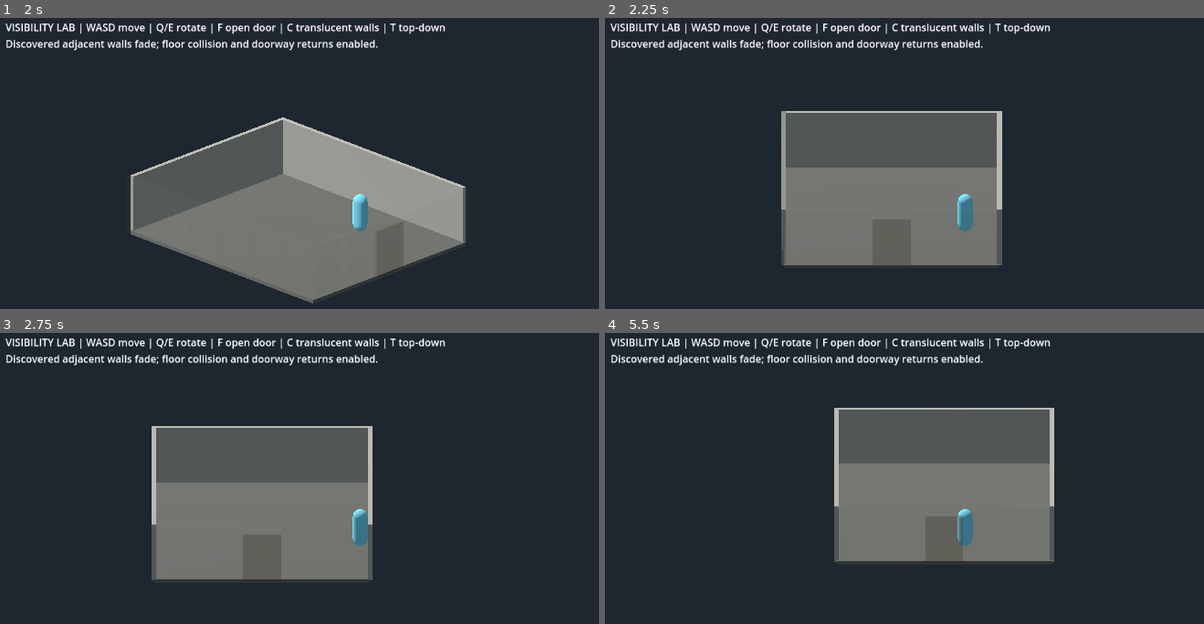
Above: before the commit, frames 1-4 (two rows, left to right).
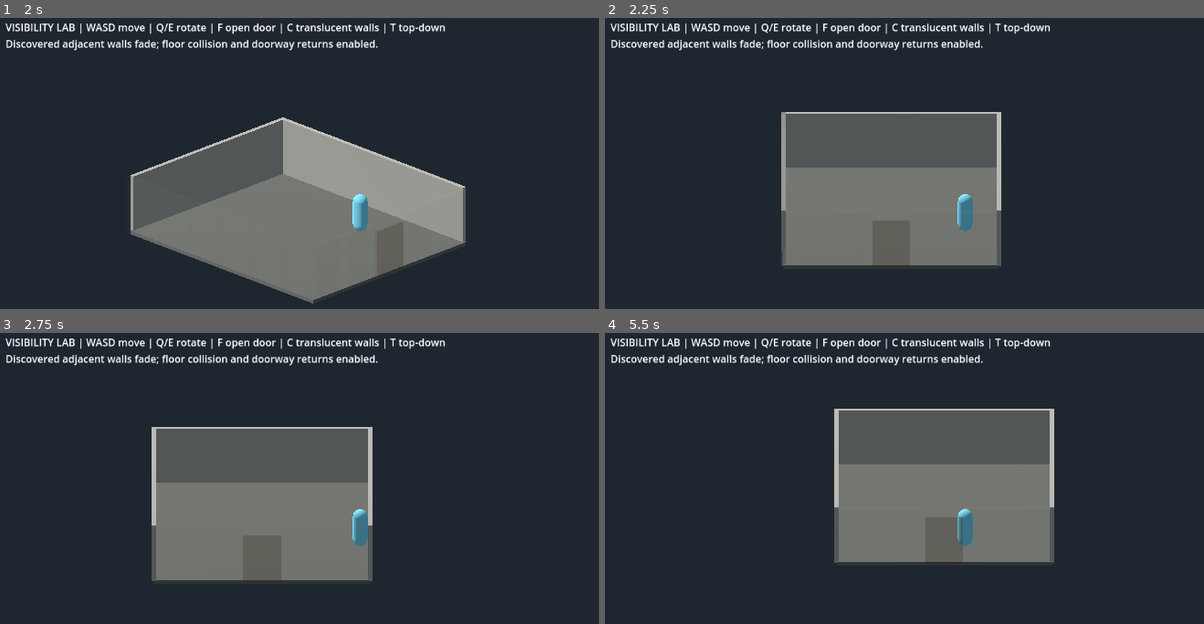
Above: after the commit, the same moments.

Repository: Jonty303/Project-Gauntlands
Game: Godot game, scene res://scenes/grid_geometry_audit_25d.tscn
The game is run twice, just before and just after one commit, with the same random seed, the same clock (stepped at 60 frames per second) and the same inputs. This scene is started directly instead of the project's main scene.
Inputs (mouse positions are in pixels of both pictures, inside the frame that each line leads up to):
- Up to frame 1 (2 s): tap Enter (ui_accept) at 0.5, 0.77 s; move the mouse to (521, 195) at 0.52 s; hold D (move_right) 0.53-1.25 s; hold Space (attack) 0.53-1.25 s; click (521, 195) at 0.67 s; drag from (215, 236) to (323, 297) at 1.27 s
- Up to frame 2 (2.25 s): tap Enter (ui_accept) at 2 s; move the mouse to (1036, 125) at 2.02 s; hold D (move_right) from 2.03 s (still down); hold Space (attack) from 2.03 s (still down); tap E (target_next) at 2.1 s
- Up to frame 3 (2.75 s): keep holding D (move_right); keep holding Space (attack)
- Up to frame 4 (5.5 s): release D (move_right) at 2.75 s; release Space (attack) at 2.75 s; tap Enter (ui_accept) at 2.75, 3.5, 3.77, 5 s; drag from (928, 612) to (748, 466) at 2.77 s; move the mouse to (1186, 591) at 3.52 s; hold A (move_left) 3.53-4.25 s; hold Space (attack) 3.53-4.25 s; tap Tab (weapon_toggle) at 3.6 s; drag from (748, 466) to (856, 426) at 4.27 s; move the mouse to (1000, 530) at 5.02 s; hold S (move_down) from 5.03 s (still down); hold Space (attack) from 5.03 s (still down); tap L at 5.1 s; click (1000, 530) at 5.17 s

Frame 1 is identical in both runs. In frame 2, 0.3% of the frame differs, in the area x 29-67%, y 31-86%; in frame 3, 0.3%; in frame 4, 0.5%, in the area x 38-75%, y 25-79%.

Commit message:
Keep overhead yaw consistent and test rotating doorway transitions

Diff:
--- a/scripts/grid_geometry_audit_25d.gd
+++ b/scripts/grid_geometry_audit_25d.gd
@@ -310,11 +310,11 @@
 
 func _physics_process(_delta: float) -> void:
     var input := Input.get_vector("move_left","move_right","move_up","move_down")
-    var right := camera.global_transform.basis.x
-    var forward := -camera.global_transform.basis.z
-    right.y = 0
-    forward.y = 0
-    var planar := (right.normalized()*input.x-forward.normalized()*input.y).normalized()*5.0
+    # Yaw defines screen-relative motion even when the camera looks straight down.
+    var angle := deg_to_rad(camera_yaw)
+    var right := Vector3(cos(angle),0,-sin(angle))
+    var back := Vector3(sin(angle),0,cos(angle))
+    var planar := (right*input.x+back*input.y).normalized()*5.0
     hero.velocity.x = planar.x
     hero.velocity.z = planar.z
     hero.velocity.y -= 20.0*_delta
@@ -326,11 +326,11 @@
     _update_visibility(_delta)
 
 func _update_camera() -> void:
+    var angle := deg_to_rad(camera_yaw)
     if top_down:
-        camera.global_position = hero.global_position+Vector3(0,28,0.01)
-        camera.look_at(hero.global_position)
+        camera.global_position = hero.global_position+Vector3(0,28,0)
+        camera.look_at(hero.global_position, Vector3(-sin(angle),0,-cos(angle)))
         return
-    var angle := deg_to_rad(camera_yaw)
     var elevation := deg_to_rad(24.0)
     camera.global_position = hero.global_position+Vector3(sin(angle)*cos(elevation),sin(elevation),cos(angle)*cos(elevation))*26.0
     camera.look_at(hero.global_position+Vector3(0,0.8,0))
@@ -360,9 +360,10 @@
         visual.visible = visible_room and bool(door["closed"])
 
 func _update_visibility(delta: float) -> void:
-    var toward_camera := camera.global_position-hero.global_position
-    toward_camera.y = 0.0
-    toward_camera = toward_camera.normalized()
+    # Top-down has no horizontal camera offset. Use the selected yaw in both
+    # views so rotating or toggling overhead cannot choose an arbitrary face.
+    var angle := deg_to_rad(camera_yaw)
+    var toward_camera := Vector3(sin(angle),0,cos(angle))
     for record in wall_records:
         var fade: bool = cutaway and visibility.faces_camera(record["owners"], record["normals"], toward_camera)
         _transition_opacity(record, 0.04 if fade else 1.0, delta)
--- a/tests/architecture_lab_test.gd
+++ b/tests/architecture_lab_test.gd
@@ -21,23 +21,73 @@
 func supported() -> bool:
     return lab.hero.is_on_floor() and absf(lab.hero.position.y - (lab.floor_origin.y + 0.09)) < 0.02
 
-func walk(direction: Vector3, frames: int) -> bool:
-    # Convert world direction to camera-relative input, exercising production physics.
-    var right: Vector3 = lab.camera.global_basis.x
-    var back: Vector3 = lab.camera.global_basis.z
-    right.y = 0
-    back.y = 0
-    var input := Vector2(direction.dot(right.normalized()), direction.dot(back.normalized()))
-    for entry in [["move_right", input.x], ["move_left", -input.x], ["move_down", input.y], ["move_up", -input.y]]:
-        if entry[1] > 0.0001:
-            Input.action_press(entry[0], entry[1])
+func walk(direction: Vector3, frames: int, rotate: bool = false) -> bool:
     var stable := true
     for i in range(frames):
+        if rotate and i % 4 == 0:
+            var event := InputEventKey.new()
+            event.pressed = true
+            event.keycode = KEY_E
+            lab._unhandled_key_input(event)
+            lab._update_camera()
+        set_walk_input(direction)
         await frame()
         stable = stable and supported()
     for action in ["move_right", "move_left", "move_down", "move_up"]:
         Input.action_release(action)
     return stable
+
+func set_walk_input(direction: Vector3) -> void:
+    # Convert world direction to camera-relative input, exercising production physics.
+    var right: Vector3 = lab.camera.global_basis.x
+    var back: Vector3 = lab.camera.global_basis.z
+    if lab.top_down:
+        back = -lab.camera.global_basis.y
+    right.y = 0
+    back.y = 0
+    var input := Vector2(direction.dot(right.normalized()), direction.dot(back.normalized()))
+    for action in ["move_right", "move_left", "move_down", "move_up"]:
+        Input.action_release(action)
+    for entry in [["move_right", input.x], ["move_left", -input.x], ["move_down", input.y], ["move_up", -input.y]]:
+        if entry[1] > 0.0001:
+            Input.action_press(entry[0], entry[1])
+
+func edge_routes() -> void:
+    # Capsule radius .34 leaves .035m clearance at +/- .50 in the 1.75m opening.
+    # Diagonals cross the opening center and approach opposite sides of the jamb.
+    for index in [0, 1]:
+        for direction in [-1.0, 1.0]:
+            for route in [-0.5, 0.5, -0.3, 0.3]:
+                lab = SCENE.instantiate()
+                root.add_child(lab)
+                var door: Dictionary = lab.doors[index]
+                lab.hero.position = Vector3(door.center.x - direction * 1.5, lab.floor_origin.y + 0.09, door.center.z + route)
+                for i in range(5):
+                    await frame()
+                var from_room: int = index if direction > 0 else index + 1
+                var to_room: int = index + 1 if direction > 0 else index
+                check(lab._current_room() == from_room, "Edge route starts in correct region")
+                var discovered_before: int = lab.discovered_rooms.size()
+                lab._toggle_nearby_door()
+                await frame()
+                check(not door.closed and door.collider.disabled, "Edge route opens door")
+                lab.top_down = route > 0
+                lab._update_camera()
+                var diagonal: float = -route / 1.5 if absf(route) < 0.4 else 0.0
+                check(await walk(Vector3(direction, 0, diagonal).normalized(), 38, true), "Supported while rotating through edge/diagonal route")
+                check((lab.hero.position.x - door.center.x) * direction > 1.2, "Edge/diagonal route clears jamb")
+                check(lab._current_room() == to_room, "Crossing while rotating changes region")
+                check(lab.discovered_rooms.has(from_room) and lab.discovered_rooms.has(to_room), "Both crossed regions remain discovered")
+                check(lab.discovered_rooms.size() >= discovered_before, "Rotation cannot revoke discovery")
+                for cell in lab.floor_visuals:
+                    check(lab.floor_visuals[cell].visible == lab.discovered_rooms.has(lab.room_by_cell[cell]), "Crossing updates discovered floor visibility")
+                lab._toggle_nearby_door()
+                await frame()
+                check(door.closed and not door.collider.disabled, "Door closes after rotated passage")
+                check(await walk(Vector3(-direction, 0, 0), 30, true), "Supported approaching closed door at edge")
+                check((lab.hero.position.x - door.center.x) * direction > 0.35, "Closed door still blocks after rotations")
+                lab.queue_free()
+                await process_frame
 
 func geometry() -> void:
     var bounds: Array[AABB] = []
@@ -126,5 +176,6 @@
         print("Completed movement and collision checks at yaw ", yaw)
         lab.queue_free()
         await process_frame
+    await edge_routes()
     print("Architecture lab: %d checks, %d failures" % [checks, failures])
     quit(1 if failures else 0)
--- a/tests/combat_targeting_test.gd
+++ b/tests/combat_targeting_test.gd
@@ -19,11 +19,10 @@
         push_error(description)
 
 func enemy(at: Vector2) -> Node2D:
-    var goblin := Node2D.new()
-    goblin.set_script(GOBLIN)
+    var goblin := GOBLIN.new()
     arena.add_child(goblin)
     goblin.position = at
-    goblin.set_process(false)
+    goblin.set_physics_process(false)
     return goblin
 
 func tick() -> void:
@@ -161,7 +160,7 @@
     arena.add_child(projectile)
     projectile.position = Vector2(70, 0)
     projectile.direction = Vector2.RIGHT
-    projectile._process(0.1)
+    projectile._physics_process(0.1)
     check(projectile.is_queued_for_deletion() and victim.combat_text != "", "Swept projectile contact invokes goblin hit resolution")
 
     arena.free()
--- a/tests/room_visibility_test.gd
+++ b/tests/room_visibility_test.gd
@@ -117,6 +117,20 @@
                 var front := (expected_rooms.has(door.rooms[0]) and view.x > 0.1) or (expected_rooms.has(door.rooms[1]) and view.x < -0.1)
                 check(is_equal_approx(door.alpha, 0.28 if front else 1.0), "Closed door camera-facing opacity")
             check(collision_state(lab) == before, "All collision unchanged after rotation and fade")
+            var wall_alphas: Array = lab.wall_records.map(func(record): return record.alpha)
+            var door_alphas: Array = lab.doors.map(func(record): return record.alpha)
+            lab.top_down = true
+            lab._update_camera()
+            lab._update_visibility(0.0)
+            check(lab.wall_records.map(func(record): return record.alpha) == wall_alphas, "Overhead toggle has no alpha jump")
+            lab._update_visibility(0.22)
+            check(lab.wall_records.map(func(record): return record.alpha) == wall_alphas, "Overhead preserves selected wall facing")
+            check(lab.doors.map(func(record): return record.alpha) == door_alphas, "Overhead preserves selected door facing")
+            var expected_right := Vector3(cos(deg_to_rad(yaw)), 0, -sin(deg_to_rad(yaw)))
+            check(lab.camera.global_basis.x.is_equal_approx(expected_right), "Overhead camera follows selected yaw")
+            check(lab._current_room() == room and collision_state(lab) == before, "Overhead preserves ownership and collision")
+            lab.top_down = false
+            lab._update_camera()
         lab.cutaway = false
         lab._update_visibility(0.22)
         for wall in lab.wall_records:
Not shown, added: docs/ITERATION_3_RESULTS.md
Not shown, changed: docs/NEXT_ITERATION.md
